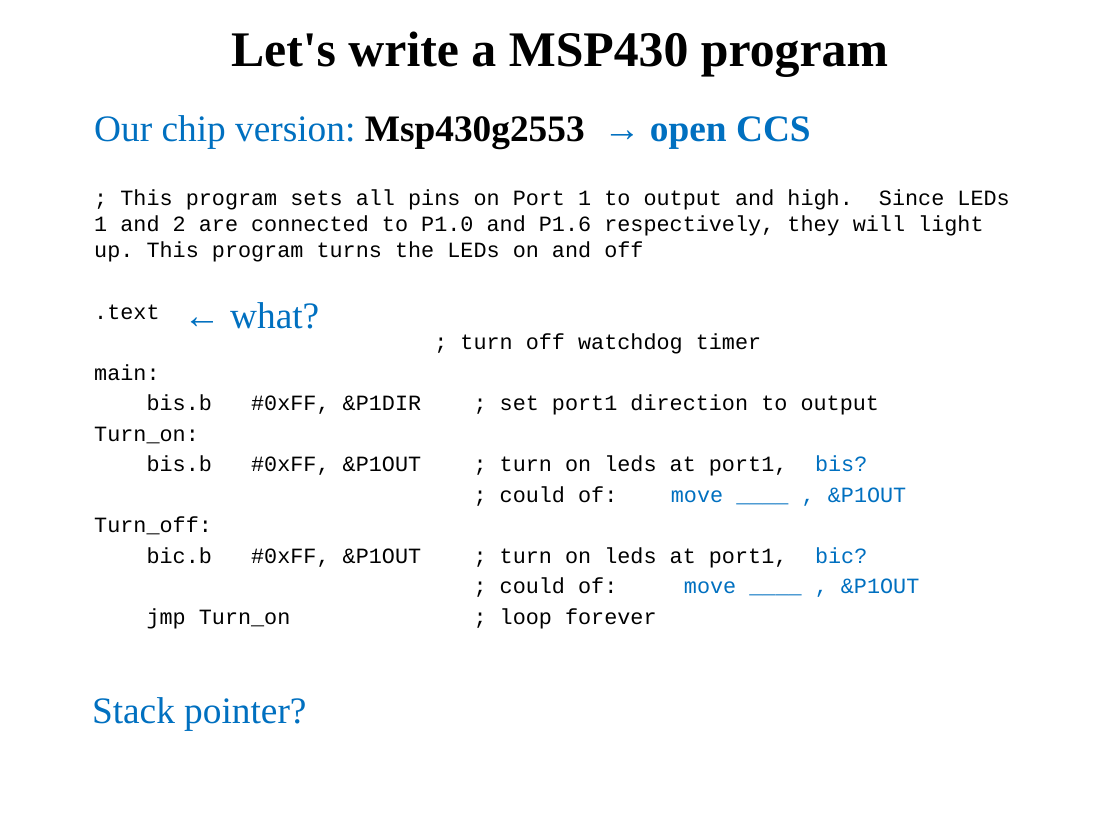
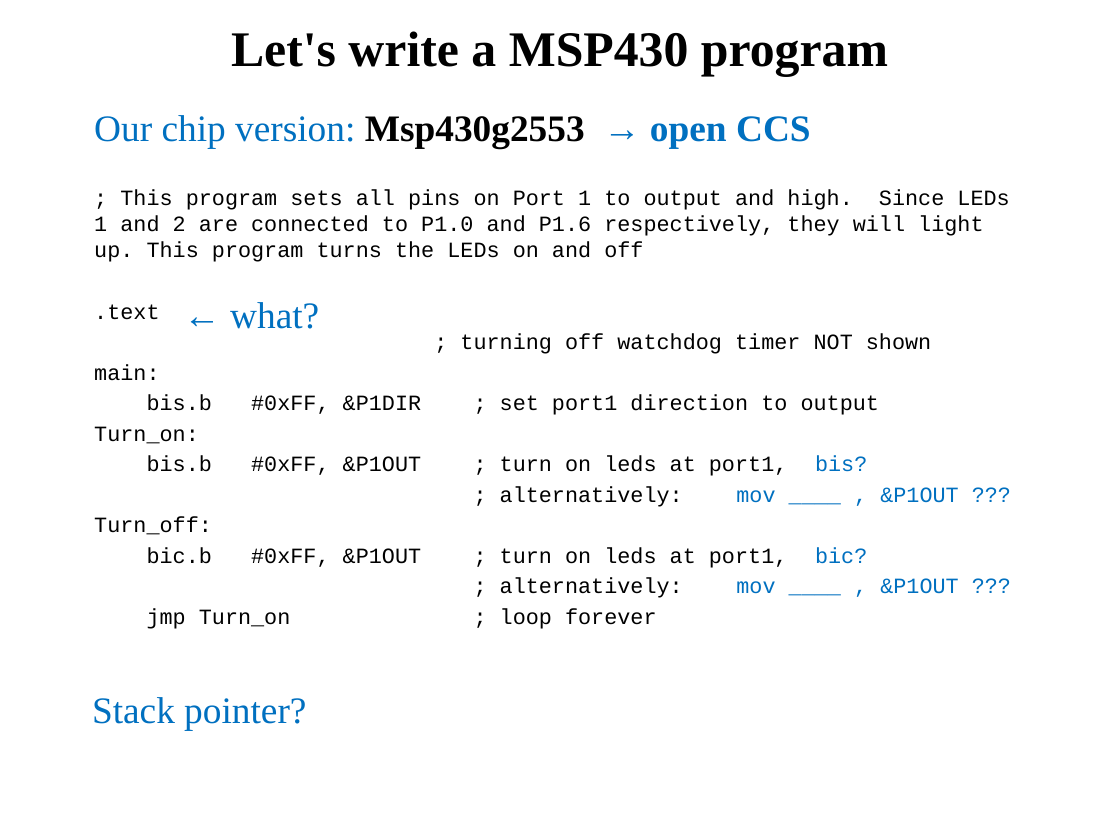
Before and after one commit to pw4rn3r/ECE382, a slide deck: slide 16 of notes/L3/Lsn3.pptx (slide 12 before the commit). Drawn at 1120x840 pixels with LibreOffice and Linux fonts; fonts in the diff are those of the drawing. Boxes give left, top, right and bottom in pixels: in the first picture for what was removed or moved away, otherwise in the second. Text is boxed around its words. In the diff, an @@ line names an element or a change of style, - is before the commit and + after.

```diff
--- a/notes/L3/Lsn3.pptx
+++ b/notes/L3/Lsn3.pptx
@@ text at [460,333,931,354]: text changed @@
-; turn off watchdog timer
+; turning off watchdog timer NOT shown
@@ text at [500,486,958,507]: text changed @@
-; could of: move ____ , &P1OUT
+; alternatively: mov ____ , &P1OUT ???
@@ text at [500,578,958,598]: text changed @@
-; could of: move ____ , &P1OUT
+; alternatively: mov ____ , &P1OUT ???
```
Also in this commit, not shown: 12 other slides changed, 6 slides added, 4 other files.
